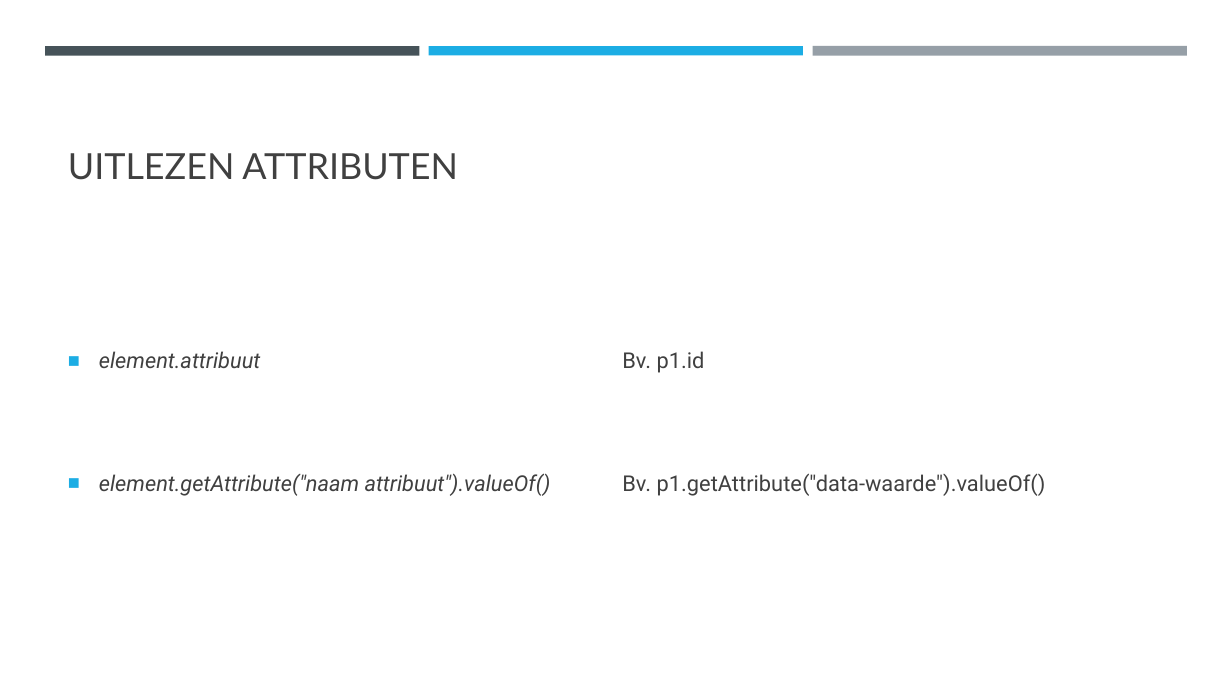
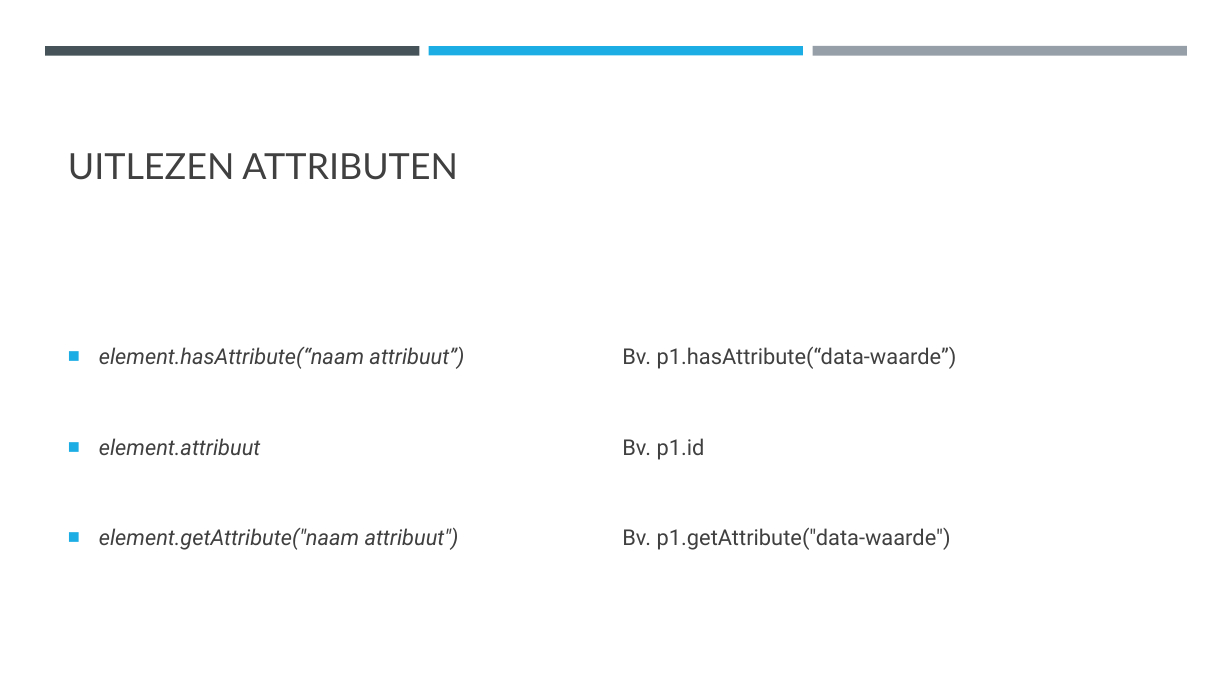
Before and after one commit to DhrLeroy/Webdesign, a slide deck: slide 51 of Webdesign.pptx. Drawn at 1232x693 pixels with LibreOffice and Linux fonts; fonts in the diff are those of the drawing. Boxes give left, top, right and bottom in pixels: in the first picture for what was removed or moved away, otherwise in the second. Text is boxed around its words. In the diff, an @@ line names an element or a change of style, - is before the commit and + after.

```diff
--- a/Webdesign.pptx
+++ b/Webdesign.pptx
@@ text at (99,346,957,369): paragraph added @@
+■ element.hasAttribute(“naam attribuut”) Bv. p1.hasAttribute(“data-waarde”)
@@ text at (99,438,705,460): line spacing 1.1 to 3 @@
@@ text at (99,527,951,550): text changed @@
-■ element.getAttribute("naam attribuut").valueOf() Bv. p1.getAttribute("data-waarde").valueOf()
+■ element.getAttribute("naam attribuut") Bv. p1.getAttribute("data-waarde")
```
Also in this commit, not shown: 7 other slides changed, 3 slides added, 13 other files.
